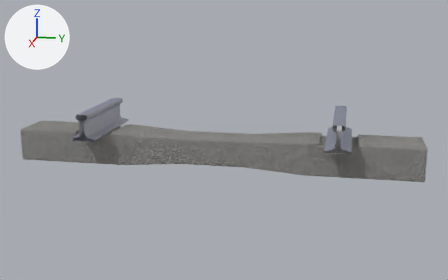
The Blender file assets/rail.blend as it was, and as the next commit left it.
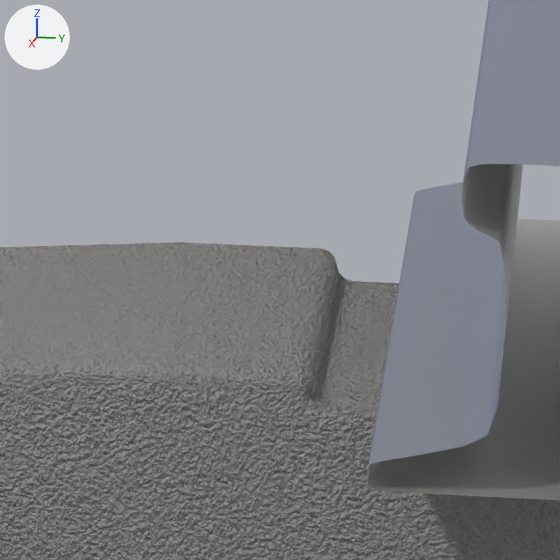
The first picture shows the older version from a 50 mm lens placed at (3.69, 0.79, 0.7), pointed at (-0.01, 0.05, -0.22). The close-ups show both versions on the part from 65% to 76% of the width and 40% to 57% of the height of that picture; other places that the commit changed are outside them. Arrows for +X, +Y and +Z are at upper left; the lights stay in place.

Names of what the first close-up shows: 'Cube', 'Rail1'.
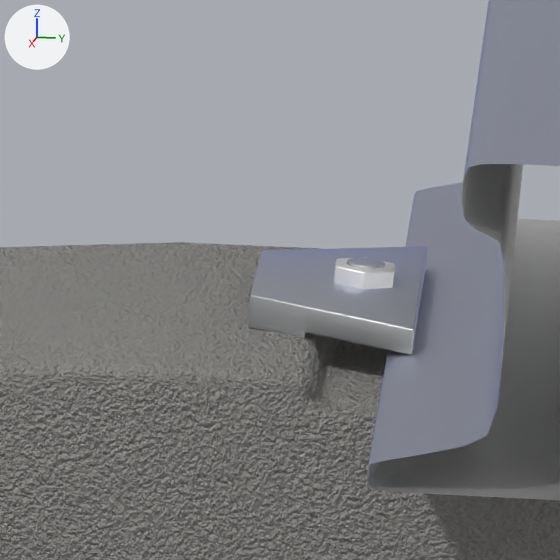
Changed parts and their boxes [x1, y1, x2, y2] in the close-ups (560 x 560 px):
'Attache1', added: after [248, 246, 427, 355]

The change, as a list of edits to the scene's bpy script:
```text
Add me_cube_001:
    me_cube_001.from_pydata(...)  # 92 vertices, 56 faces; spans x -0.094..0.094, y 0.009..0.094, z -0.019..0.015
    me_cube_001.polygons.foreach_set('use_smooth', [True] * 56)
    me_cube_001.materials.append(mat_rail)
Add ob_attache1:
    ob_attache1 = bpy.data.objects.new('Attache1', me_cube_001)
    ob_attache1.location = (0.0, 0.5996, -0.1665)
    _m = ob_attache1.modifiers.new('Bevel', 'BEVEL')
    _m.width = 0.01
    _m.width_pct = 0.01
    _m.segments = 2
    _m.limit_method = 'NONE'
    _m.spread = 0.0
```
